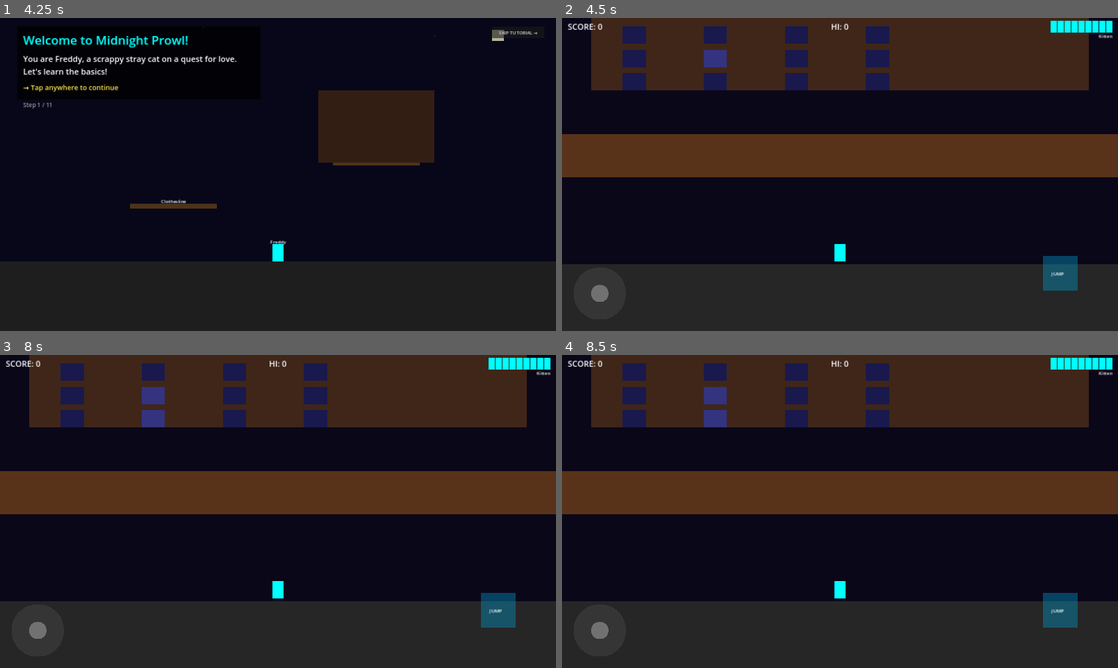
Above: before the commit, frames 1-4 (two rows, left to right).
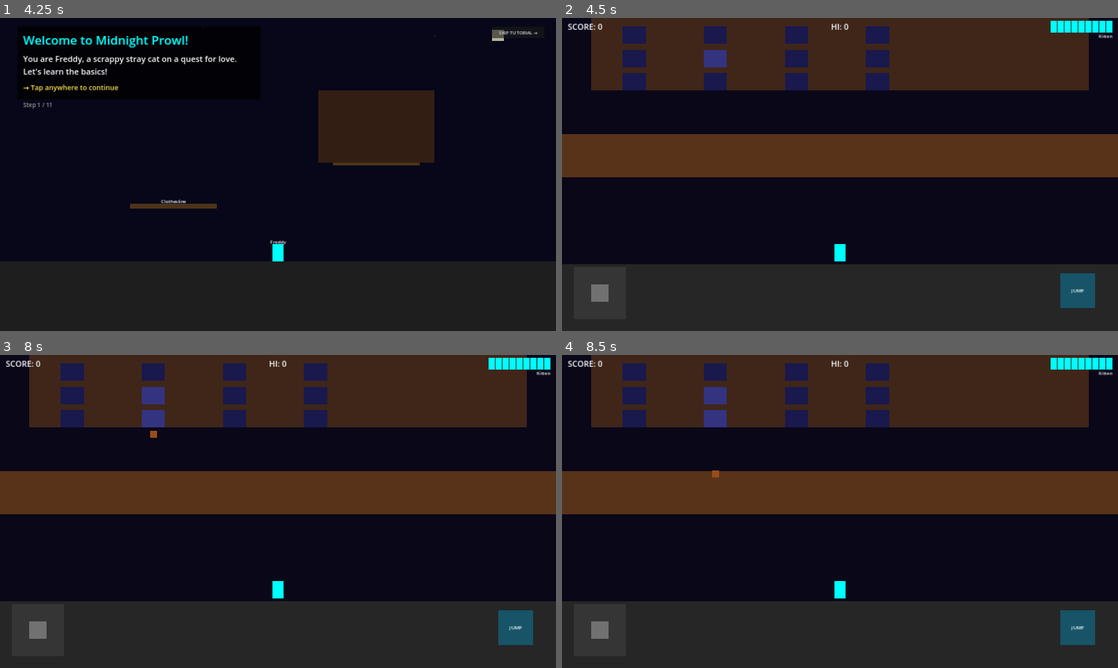
Above: after the commit, the same moments.

Repository: ravvikiran/AlleyCatGame
Game: Godot game, scene res://scenes/main.tscn
The game is run twice, just before and just after one commit, with the same random seed, the same clock (stepped at 60 frames per second) and the same inputs.
Inputs (mouse positions are in pixels of both pictures, inside the frame that each line leads up to):
- Up to frame 1 (4.25 s): tap Enter at 0.5 s; move the mouse to (400, 158) at 0.52 s; click (400, 158) at 0.67 s; click (278, 149) at 1.27 s; type "Alex" at 1.35 s; click (278, 177) at 1.5 s; type "12" at 1.58 s; click "START PLAYING" at 2 s; click "START PLAYING" at 2.75 s; click "Skip (Play as Guest)" at 3.5 s
- Up to frame 2 (4.5 s): click "SKIP TUTORIAL →" at 4.25 s
- Up to frame 3 (8 s): tap Space at 5, 6.5 s; drag from (166, 527) to (72, 373) at 5.02 s; tap Enter at 5.75, 7.25 s; move the mouse to (333, 442) at 5.77 s; click (333, 442) at 5.92 s; drag from (250, 574) to (155, 373) at 6.52 s; move the mouse to (444, 558) at 7.27 s; click (444, 558) at 7.42 s
- Up to frame 4 (8.5 s): drag from (673, 464) to (795, 373) at 8.02 s

Frame 1 is identical in both runs. In frame 2, 1.1% of the frame differs, in the area x 5-96%, y 76-93%; in frame 3, 1.1%, in the area x 5-96%, y 24-93%; in frame 4, 1.1%.

Commit message:
refactor(player): Migrate from state-based system to enum-based state management
- Remove individual state files (action, climb, dead, fall, hang, hurt, idle, jump, run, swim, walk) and consolidate into enum-based PlayerState in freddy.gd
- Replace state_machine.transition_to() calls with direct current_state assignment using PlayerState enum values
- Simplify state logic by eliminating State base class inheritance pattern
- Update hazard_spawner.gd to use new PlayerState.FALL instead of state machine transitions
- Add visual placeholders (ColorRect) for dog and thrown object entities with proper sizing and positioning
- Enable monitoring on Area2D nodes (hitbox, thrown objects) for collision detection
- Improve safety checks in player/hazard interactions with explicit type checking for Freddy
- Update leaderboard share text from "Alley Cat" to "Midnight Prowl" branding
- Fix SaveManager to prevent double-incrementing games_played and add reset_session_flags()
- Add null checks for ScoreManager and DifficultyManager in SaveManager.save()
- Update alleyway_hub scene load steps from 8 to 12 for additional resources
- Remove sprite scale flipping logic from freddy.gd as ColorRect visuals don't require mirroring

Diff:
--- a/scripts/alleyway/hazard_spawner.gd
+++ b/scripts/alleyway/hazard_spawner.gd
@@ -35,9 +35,13 @@
 	# Create dog entity
 	var dog := CharacterBody2D.new()
 	dog.name = "Dog"
-	var sprite := Sprite2D.new()
-	sprite.name = "Sprite"
-	dog.add_child(sprite)
+
+	# Visual placeholder
+	var visual := ColorRect.new()
+	visual.color = Color(0.8, 0.4, 0.1, 1)
+	visual.size = Vector2(60, 40)
+	visual.position = Vector2(-30, -20)
+	dog.add_child(visual)
 
 	var collision := CollisionShape2D.new()
 	var shape := RectangleShape2D.new()
@@ -48,6 +52,7 @@
 	# Hitbox area for detecting Freddy
 	var hitbox := Area2D.new()
 	hitbox.name = "Hitbox"
+	hitbox.monitoring = true
 	var hitbox_collision := CollisionShape2D.new()
 	hitbox_collision.shape = shape.duplicate()
 	hitbox.add_child(hitbox_collision)
@@ -105,13 +110,13 @@
 		return
 
 	var can: Node2D = trash_cans.pick_random()
-	# TODO: Animate cat popping out
 	# Check if Freddy is standing on this can
-	var player: Freddy = get_tree().get_first_node_in_group("player") as Freddy
-	if player and player.position.distance_to(can.position + Vector2(0, -40)) < 50:
-		# Knock Freddy off
-		player.velocity = Vector2(100, -200)
-		player.state_machine.transition_to("fall")
+	var player := get_tree().get_first_node_in_group("player")
+	if player and player is Freddy:
+		if player.position.distance_to(can.position + Vector2(0, -40)) < 50:
+			# Knock Freddy off
+			player.velocity = Vector2(100, -200)
+			player.current_state = Freddy.PlayerState.FALL
 
 
 # --- Thrown Objects ---
@@ -119,12 +124,20 @@
 var _thrown_objects: Array = []
 
 
-func spawn_thrown_object(position: Vector2, type: String) -> void:
+func spawn_thrown_object(pos: Vector2, type: String) -> void:
 	var obj := Area2D.new()
 	obj.name = "ThrownObject_%s" % type
-	obj.position = position
+	obj.position = pos
 	obj.set_meta("type", type)
 	obj.set_meta("velocity_y", 0.0)
+	obj.monitoring = true
+
+	# Visual
+	var visual := ColorRect.new()
+	visual.color = Color(0.6, 0.3, 0.1, 1)
+	visual.size = Vector2(25, 25)
+	visual.position = Vector2(-12, -12)
+	obj.add_child(visual)
 
 	var collision := CollisionShape2D.new()
 	var shape := RectangleShape2D.new()
--- a/scripts/autoloads/game_manager.gd
+++ b/scripts/autoloads/game_manager.gd
@@ -114,6 +114,8 @@
 	felicia_window_active = false
 	DifficultyManager.reset()
 	ScoreManager.reset()
+	SaveManager.increment_games_played()
+	SaveManager.reset_session_flags()
 	lives_changed.emit(lives)
 
 
--- a/scripts/autoloads/leaderboard_manager.gd
+++ b/scripts/autoloads/leaderboard_manager.gd
@@ -210,7 +210,7 @@
 	else:
 		# Fallback: try to open a mailto link
 		var encoded_text: String = text.uri_encode()
-		var mailto: String = "mailto:?subject=My%%20Alley%%20Cat%%20Score&body=%s" % encoded_text
+		var mailto: String = "mailto:?subject=My%%20Midnight%%20Prowl%%20Score&body=%s" % encoded_text
 		OS.shell_open(mailto)
 
 
--- a/scripts/autoloads/save_manager.gd
+++ b/scripts/autoloads/save_manager.gd
@@ -16,6 +16,7 @@
 }
 
 var _cached_data: Dictionary = {}
+var _games_played_incremented: bool = false
 
 
 func _ready() -> void:
@@ -24,9 +25,10 @@
 
 func save() -> void:
 	# Update cached data with current game state
-	_cached_data["high_score"] = ScoreManager.get_high_score()
-	_cached_data["highest_difficulty"] = int(DifficultyManager.current_tier)
-	_cached_data["total_games_played"] = _cached_data.get("total_games_played", 0) + 1
+	if ScoreManager:
+		_cached_data["high_score"] = ScoreManager.get_high_score()
+	if DifficultyManager:
+		_cached_data["highest_difficulty"] = int(DifficultyManager.current_tier)
 
 	var json_string: String = JSON.stringify(_cached_data, "\t")
 	var file := FileAccess.open(SAVE_PATH, FileAccess.WRITE)
@@ -35,6 +37,17 @@
 		file.close()
 	else:
 		push_error("SaveManager: Failed to open save file for writing.")
+
+
+func increment_games_played() -> void:
+	## Call this once when a new game session starts.
+	if not _games_played_incremented:
+		_cached_data["total_games_played"] = _cached_data.get("total_games_played", 0) + 1
+		_games_played_incremented = true
+
+
+func reset_session_flags() -> void:
+	_games_played_incremented = false
 
 
 func load_data() -> Dictionary:
@@ -68,7 +81,8 @@
 
 func get_setting(key: String) -> Variant:
 	var settings: Dictionary = _cached_data.get("settings", {})
-	return settings.get(key, DEFAULT_DATA["settings"].get(key))
+	var default_settings: Dictionary = DEFAULT_DATA.get("settings", {})
+	return settings.get(key, default_settings.get(key, false))
 
 
 func set_setting(key: String, value: Variant) -> void:
--- a/scripts/player/freddy.gd
+++ b/scripts/player/freddy.gd
@@ -93,15 +93,11 @@
 			if _sprite:
 				_sprite.modulate.a = 0.5 if fmod(_invuln_timer, 0.2) < 0.1 else 1.0
 
-	# Update facing
+	# Update facing direction (visual only - no scale flip for ColorRect)
 	if input_direction.x > 0:
 		facing_right = true
-		if _sprite and _sprite is Node2D:
-			_sprite.scale.x = abs(_sprite.scale.x)
 	elif input_direction.x < 0:
 		facing_right = false
-		if _sprite and _sprite is Node2D:
-			_sprite.scale.x = -abs(_sprite.scale.x)
 
 
 func _state_idle(delta: float) -> void:
--- a/scripts/player/freddy_states/action_state.gd
+++ /dev/null
@@ -1,38 +0,0 @@
-extends State
-## ActionState - Context-dependent action (teleport, drink, drop gift).
-## Duration and behavior set by the room that triggers it.
-
-signal action_completed()
-
-var _action_duration: float = 0.0
-var _elapsed: float = 0.0
-var _action_type: String = ""
-
-
-func enter(params: Dictionary = {}) -> void:
-	_action_type = params.get("type", "generic")
-	_action_duration = params.get("duration", 0.5)
-	_elapsed = 0.0
-	player.velocity = Vector2.ZERO
-
-	match _action_type:
-		"drink":
-			player.play_animation("eat")
-		"teleport":
-			player.play_animation("idle")  # Instant teleport
-			_action_duration = 0.1
-		"drop_gift":
-			player.play_animation("idle")
-			_action_duration = 0.3
-		_:
-			player.play_animation("eat")
-
-
-func physics_update(delta: float) -> void:
-	_elapsed += delta
-	player.velocity = Vector2.ZERO
-	player.move_and_slide()
-
-	if _elapsed >= _action_duration:
-		action_completed.emit()
-		state_machine.transition_to("idle")
--- a/scripts/player/freddy_states/climb_state.gd
+++ /dev/null
@@ -1,34 +0,0 @@
-extends State
-## ClimbState - Freddy climbing vertically on a surface.
-
-
-func enter(_params: Dictionary = {}) -> void:
-	player.play_animation("climb")
-
-
-func physics_update(_delta: float) -> void:
-	# Vertical movement
-	player.velocity.y = player.input_direction.y * Freddy.CLIMB_SPEED
-	player.velocity.x = 0
-
-	player.move_and_slide()
-
-	# Reached top (on floor)
-	if player.is_on_floor() and player.input_direction.y >= 0:
-		state_machine.transition_to("idle")
-		return
-
-	# Drop down
-	if player.input_direction.y > 0.5:
-		state_machine.transition_to("fall")
-		return
-
-	# No longer near climbable surface
-	if not player.near_hangable:
-		state_machine.transition_to("fall")
-		return
-
-	# Jump off
-	if player.is_jump_pressed:
-		state_machine.transition_to("jump", {"running": false})
-		return
--- a/scripts/player/freddy_states/dead_state.gd
+++ /dev/null
@@ -1,22 +0,0 @@
-extends State
-## DeadState - Freddy death animation, then signals GameManager.
-
-const DEATH_ANIMATION_DURATION: float = 1.5
-
-var _elapsed: float = 0.0
-
-
-func enter(_params: Dictionary = {}) -> void:
-	_elapsed = 0.0
-	player.play_animation("dead")
-	player.velocity = Vector2(0, -200)  # Pop up before falling
-	player.set_physics_process(true)
-
-
-func physics_update(delta: float) -> void:
-	_elapsed += delta
-	player.apply_gravity(delta)
-	player.move_and_slide()
-
-	if _elapsed >= DEATH_ANIMATION_DURATION:
-		GameManager.lose_life()
--- a/scripts/player/freddy_states/fall_state.gd
+++ /dev/null
@@ -1,31 +0,0 @@
-extends State
-## FallState - Freddy descending. Can transition to Hang near hangable surfaces.
-
-
-func enter(_params: Dictionary = {}) -> void:
-	player.play_animation("fall")
-
-
-func physics_update(delta: float) -> void:
-	player.apply_gravity(delta)
-
-	# Air control
-	if player.input_direction.x != 0:
-		player.velocity.x = move_toward(player.velocity.x, player.input_direction.x * Freddy.WALK_SPEED, 150.0 * delta)
-		player.set_facing(player.input_direction.x)
-
-	player.move_and_slide()
-
-	# Landed on floor
-	if player.is_on_floor():
-		AudioManager.play_sfx("land")
-		if player.input_direction.x != 0:
-			state_machine.transition_to("walk")
-		else:
-			state_machine.transition_to("idle")
-		return
-
-	# Check for hangable surface
-	if player.near_hangable and player.input_direction.x != 0:
-		state_machine.transition_to("hang")
-		return
--- a/scripts/player/freddy_states/hang_state.gd
+++ /dev/null
@@ -1,33 +0,0 @@
-extends State
-## HangState - Freddy clinging to a surface (clothesline, shelf, cheese hole).
-
-
-func enter(_params: Dictionary = {}) -> void:
-	player.velocity = Vector2.ZERO
-	player.play_animation("hang")
-
-
-func physics_update(_delta: float) -> void:
-	# No gravity while hanging
-	player.velocity = Vector2.ZERO
-
-	# Climb up
-	if player.input_direction.y < -0.5:
-		state_machine.transition_to("climb")
-		return
-
-	# Drop down
-	if player.input_direction.y > 0.5:
-		player.near_hangable = false
-		state_machine.transition_to("fall")
-		return
-
-	# Jump from hang
-	if player.is_jump_pressed:
-		state_machine.transition_to("jump", {"running": false})
-		return
-
-	# Lost grip (set externally by hazards like mice)
-	if not player.near_hangable:
-		state_machine.transition_to("fall")
-		return
--- a/scripts/player/freddy_states/hurt_state.gd
+++ /dev/null
@@ -1,46 +0,0 @@
-extends State
-## HurtState - Freddy taking damage with knockback and brief invulnerability.
-
-const HURT_DURATION: float = 0.8
-const KNOCKBACK: Vector2 = Vector2(-200, -300)
-const INVULNERABILITY_TIME: float = 1.5
-
-var _elapsed: float = 0.0
-
-
-func enter(_params: Dictionary = {}) -> void:
-	_elapsed = 0.0
-	player.is_invulnerable = true
-	player.play_animation("hurt")
-
-	# Apply knockback opposite to facing direction
-	var kb: Vector2 = KNOCKBACK
-	if player.facing_right:
-		kb.x = -abs(kb.x)
-	else:
-		kb.x = abs(kb.x)
-	player.velocity = kb
-
-
-func physics_update(delta: float) -> void:
-	_elapsed += delta
-	player.apply_gravity(delta)
-	player.move_and_slide()
-
-	if _elapsed >= HURT_DURATION:
-		# Check if this should be a death
-		if GameManager.lives <= 0:
-			state_machine.transition_to("dead")
-		else:
-			state_machine.transition_to("idle")
-			# Start invulnerability timer
-			_start_invulnerability_timer()
-
-
-func _start_invulnerability_timer() -> void:
-	var timer := player.get_tree().create_timer(INVULNERABILITY_TIME)
-	timer.timeout.connect(_end_invulnerability)
-
-
-func _end_invulnerability() -> void:
-	player.is_invulnerable = false
--- a/scripts/player/freddy_states/idle_state.gd
+++ /dev/null
@@ -1,28 +0,0 @@
-extends State
-## IdleState - Freddy standing still with tail twitch animation.
-
-
-func enter(_params: Dictionary = {}) -> void:
-	player.velocity.x = 0
-	player.move_time = 0.0
-	player.play_animation("idle")
-
-
-func physics_update(delta: float) -> void:
-	player.apply_gravity(delta)
-	player.move_and_slide()
-
-	# Transition to jump
-	if player.is_jump_pressed:
-		state_machine.transition_to("jump", {"running": false})
-		return
-
-	# Transition to walk
-	if player.input_direction.x != 0:
-		state_machine.transition_to("walk")
-		return
-
-	# Transition to fall if not on floor
-	if not player.is_on_floor():
-		state_machine.transition_to("fall")
-		return
--- a/scripts/player/freddy_states/jump_state.gd
+++ /dev/null
@@ -1,42 +0,0 @@
-extends State
-## JumpState - Freddy ascending. Differentiates standing vs running jump.
-
-var _is_running_jump: bool = false
-
-
-func enter(params: Dictionary = {}) -> void:
-	_is_running_jump = params.get("running", false)
-	player.play_animation("jump")
-	AudioManager.play_sfx("jump")
-
-	# Apply jump velocity
-	if _is_running_jump:
-		player.velocity.y = Freddy.RUNNING_JUMP_VELOCITY
-		player.velocity.x = player.input_direction.x * Freddy.RUN_SPEED * Freddy.RUNNING_JUMP_H_BOOST
-	else:
-		player.velocity.y = Freddy.STANDING_JUMP_VELOCITY
-		# Maintain current horizontal velocity for standing jump
-		player.velocity.x = player.input_direction.x * Freddy.WALK_SPEED
-
-
-func physics_update(delta: float) -> void:
-	player.apply_gravity(delta)
-
-	# Allow air control (reduced)
-	if player.input_direction.x != 0:
-		var target_speed: float = Freddy.WALK_SPEED if not _is_running_jump else Freddy.RUN_SPEED
-		player.velocity.x = move_toward(player.velocity.x, player.input_direction.x * target_speed, 200.0 * delta)
-		player.set_facing(player.input_direction.x)
-
-	player.move_and_slide()
-
-	# Transition to fall when velocity becomes downward
-	if player.velocity.y > 0:
-		state_machine.transition_to("fall")
-		return
-
-	# Hit ceiling
-	if player.is_on_ceiling():
-		player.velocity.y = 0
-		state_machine.transition_to("fall")
-		return
--- a/scripts/player/freddy_states/run_state.gd
+++ /dev/null
@@ -1,31 +0,0 @@
-extends State
-## RunState - Freddy running at higher speed. Enables running jump.
-
-
-func enter(_params: Dictionary = {}) -> void:
-	player.play_animation("run")
-
-
-func physics_update(delta: float) -> void:
-	player.apply_gravity(delta)
-
-	# Apply horizontal movement at run speed
-	if player.input_direction.x != 0:
-		player.velocity.x = player.input_direction.x * Freddy.RUN_SPEED
-		player.set_facing(player.input_direction.x)
-	else:
-		# Stopped moving, decelerate to idle
-		state_machine.transition_to("idle")
-		return
-
-	player.move_and_slide()
-
-	# Transition to running jump
-	if player.is_jump_pressed:
-		state_machine.transition_to("jump", {"running": true})
-		return
-
-	# Transition to fall if not on floor
-	if not player.is_on_floor():
-		state_machine.transition_to("fall")
-		return
--- a/scripts/player/freddy_states/swim_state.gd
+++ /dev/null
@@ -1,27 +0,0 @@
-extends State
-## SwimState - 8-directional swimming with inertia (Fishbowl Room only).
-
-
-func enter(_params: Dictionary = {}) -> void:
-	player.play_animation("swim")
-	AudioManager.play_sfx("splash")
-
-
-func physics_update(delta: float) -> void:
-	# Apply acceleration based on input
-	if player.input_direction.length() > 0.1:
-		var target_velocity: Vector2 = player.input_direction.normalized() * Freddy.SWIM_MAX_SPEED
-		player.velocity = player.velocity.move_toward(target_velocity, Freddy.SWIM_ACCELERATION * delta)
-	else:
-		# Apply drag when no input
-		player.velocity *= Freddy.SWIM_DRAG
-
-	# Clamp to max speed
-	if player.velocity.length() > Freddy.SWIM_MAX_SPEED:
-		player.velocity = player.velocity.normalized() * Freddy.SWIM_MAX_SPEED
-
-	player.move_and_slide()
-
-	# Flip sprite based on horizontal movement
-	if player.velocity.x != 0:
-		player.set_facing(player.velocity.x)
--- a/scripts/player/freddy_states/walk_state.gd
+++ /dev/null
@@ -1,37 +0,0 @@
-extends State
-## WalkState - Freddy walking at normal speed. Transitions to Run after sustained input.
-
-
-func enter(_params: Dictionary = {}) -> void:
-	player.play_animation("walk")
-
-
-func physics_update(delta: float) -> void:
-	player.apply_gravity(delta)
-
-	# Apply horizontal movement
-	if player.input_direction.x != 0:
-		player.velocity.x = player.input_direction.x * Freddy.WALK_SPEED
-		player.set_facing(player.input_direction.x)
-	else:
-		# No input, return to idle
-		state_machine.transition_to("idle")
-		return
-
-	player.move_and_slide()
-
-	# Transition to jump
-	if player.is_jump_pressed:
-		var is_running: bool = player.move_time >= Freddy.RUN_THRESHOLD_TIME
-		state_machine.transition_to("jump", {"running": is_running})
-		return
-
-	# Transition to run after sustained movement
-	if player.move_time >= Freddy.RUN_THRESHOLD_TIME:
-		state_machine.transition_to("run")
-		return
-
-	# Transition to fall if not on floor
-	if not player.is_on_floor():
-		state_machine.transition_to("fall")
-		return
--- a/scripts/player/state.gd
+++ b/scripts/player/state.gd
@@ -1,24 +1,3 @@
 extends Node
-## State - Base class for all player/entity states.
-## Override enter(), exit(), update(), and physics_update() in subclasses.
-
-class_name State
-
-var state_machine: StateMachine
-var player: CharacterBody2D  # Set by Freddy on _ready
-
-
-func enter(_params: Dictionary = {}) -> void:
-	pass
-
-
-func exit() -> void:
-	pass
-
-
-func update(_delta: float) -> void:
-	pass
-
-
-func physics_update(_delta: float) -> void:
-	pass
+## State - Legacy base class. No longer used by Freddy (inline state machine).
+## Kept to avoid import errors from old references.
--- a/scripts/player/state_machine.gd
+++ b/scripts/player/state_machine.gd
@@ -1,16 +1,4 @@
 extends Node
-## StateMachine - Generic hierarchical state machine.
-## NOTE: Freddy now uses an inline state machine for simplicity.
-## This class is retained for potential use by enemy AI entities.
-
-class_name StateMachine
-
-signal state_changed(old_state_name: String, new_state_name: String)
-
-var current_state_name: String = ""
-
-
-func transition_to(state_name: String, _params: Dictionary = {}) -> void:
-	var old_name: String = current_state_name
-	current_state_name = state_name
-	state_changed.emit(old_name, state_name)
+## StateMachine - Placeholder node used in scene trees.
+## Freddy now uses an inline state machine, so this is just a structural node.
+## Kept for scene compatibility (scenes reference a StateMachine child node).
--- a/scripts/rooms/minigame_room_base.gd
+++ b/scripts/rooms/minigame_room_base.gd
@@ -108,6 +108,13 @@
 	broom.set_meta("speed", 180.0 * DifficultyManager.get_param("broom_speed"))
 	broom.set_meta("push_force", Vector2(400, -200))
 
+	# Visual
+	var visual := ColorRect.new()
+	visual.color = Color(0.6, 0.4, 0.2, 1)
+	visual.size = Vector2(20, 70)
+	visual.position = Vector2(-10, -35)
+	broom.add_child(visual)
+
 	var collision := CollisionShape2D.new()
 	var shape := RectangleShape2D.new()
 	shape.size = Vector2(30, 80)
@@ -116,6 +123,7 @@
 
 	var hitbox := Area2D.new()
 	hitbox.name = "Hitbox"
+	hitbox.monitoring = true
 	var hb_col := CollisionShape2D.new()
 	hb_col.shape = shape.duplicate()
 	hitbox.add_child(hb_col)
@@ -178,6 +186,13 @@
 	var dog := CharacterBody2D.new()
 	dog.name = "RunningDog"
 
+	# Visual
+	var visual := ColorRect.new()
+	visual.color = Color(0.8, 0.4, 0.1, 1)
+	visual.size = Vector2(50, 30)
+	visual.position = Vector2(-25, -15)
+	dog.add_child(visual)
+
 	var collision := CollisionShape2D.new()
 	var shape := RectangleShape2D.new()
 	shape.size = Vector2(60, 40)
@@ -186,6 +201,7 @@
 
 	var hitbox := Area2D.new()
 	hitbox.name = "Hitbox"
+	hitbox.monitoring = true
 	var hb_col := CollisionShape2D.new()
 	hb_col.shape = shape.duplicate()
 	hitbox.add_child(hb_col)
--- a/scripts/scenes/tutorial.gd
+++ b/scripts/scenes/tutorial.gd
@@ -301,8 +301,10 @@
 func _show_success(message: String) -> void:
 	if _action_label:
 		_action_label.text = "✓ %s" % message
-	# Brief pause before advancing
+	# Use a flag to prevent double-advance during the delay
+	set_process(false)
 	await get_tree().create_timer(0.8).timeout
+	set_process(true)
 
 
 func _update_highlight(step: TutorialStep) -> void:
--- a/scripts/ui/touch_controller.gd
+++ b/scripts/ui/touch_controller.gd
@@ -61,30 +61,47 @@
 
 
 func _setup_visuals() -> void:
-	# Create joystick visual
+	# Create joystick visual using runtime-generated textures
 	var joy_base := get_node_or_null("VirtualJoystick/Base")
 	if joy_base and joy_base is TextureRect:
-		var tex := PlaceholderAssets.create_circle_texture(int(JOYSTICK_MAX_RADIUS), Color(0.3, 0.3, 0.3, 0.4))
-		joy_base.texture = tex
+		var img := Image.create(160, 160, false, Image.FORMAT_RGBA8)
+		img.fill(Color(0.3, 0.3, 0.3, 0.4))
+		joy_base.texture = ImageTexture.create_from_image(img)
 
 	var joy_knob := get_node_or_null("VirtualJoystick/Base/Knob")
 	if joy_knob and joy_knob is TextureRect:
-		var tex := PlaceholderAssets.create_circle_texture(int(JOYSTICK_DEAD_ZONE + 10), Color(0.6, 0.6, 0.6, 0.6))
-		joy_knob.texture = tex
+		var img := Image.create(60, 60, false, Image.FORMAT_RGBA8)
+		img.fill(Color(0.6, 0.6, 0.6, 0.6))
+		joy_knob.texture = ImageTexture.create_from_image(img)
 
 	# Create button visuals
 	var jump_btn := get_node_or_null("JumpButton")
-	if jump_btn:
+	if jump_btn and jump_btn.get_child_count() == 0:
 		var btn_rect := ColorRect.new()
 		btn_rect.color = Color(0.0, 0.6, 0.8, 0.4)
+		btn_rect.custom_minimum_size = Vector2(120, 120)
 		btn_rect.size = Vector2(120, 120)
-		btn_rect.position = Vector2(-60, -60)
 		jump_btn.add_child(btn_rect)
 		var lbl := Label.new()
 		lbl.text = "JUMP"
 		lbl.horizontal_alignment = HORIZONTAL_ALIGNMENT_CENTER
-		lbl.position = Vector2(-30, -10)
+		lbl.vertical_alignment = VERTICAL_ALIGNMENT_CENTER
+		lbl.size = Vector2(120, 120)
 		jump_btn.add_child(lbl)
+
+	var action_btn := get_node_or_null("ActionButton")
+	if action_btn and action_btn.get_child_count() == 0:
+		var btn_rect := ColorRect.new()
+		btn_rect.color = Color(0.8, 0.5, 0.0, 0.4)
+		btn_rect.custom_minimum_size = Vector2(100, 100)
+		btn_rect.size = Vector2(100, 100)
+		action_btn.add_child(btn_rect)
+		var lbl := Label.new()
+		lbl.text = "ACT"
+		lbl.horizontal_alignment = HORIZONTAL_ALIGNMENT_CENTER
+		lbl.vertical_alignment = VERTICAL_ALIGNMENT_CENTER
+		lbl.size = Vector2(100, 100)
+		action_btn.add_child(lbl)
 
 
 func _input(event: InputEvent) -> void:
Not shown: 1 places in scenes/alleyway_hub.tscn that only renumber resources
